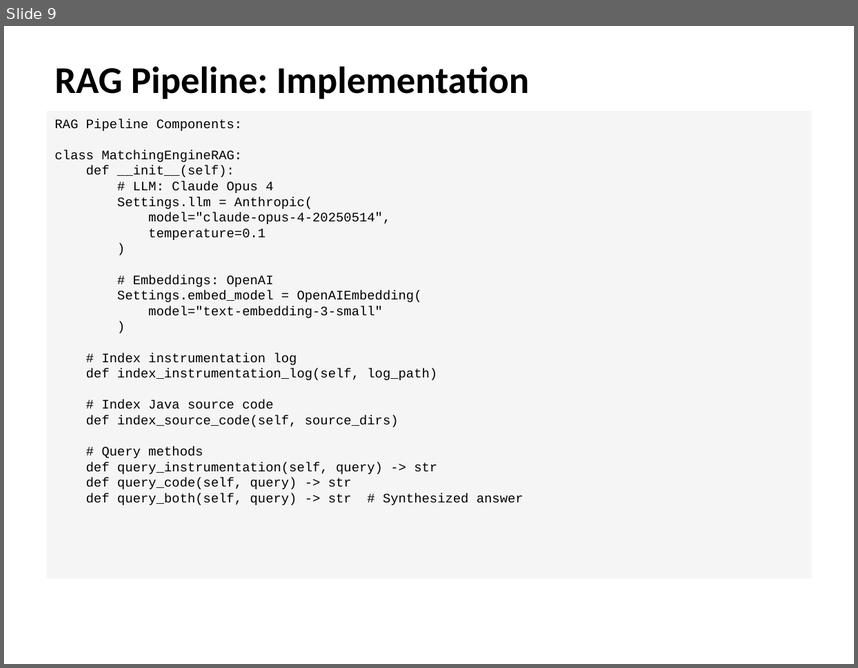
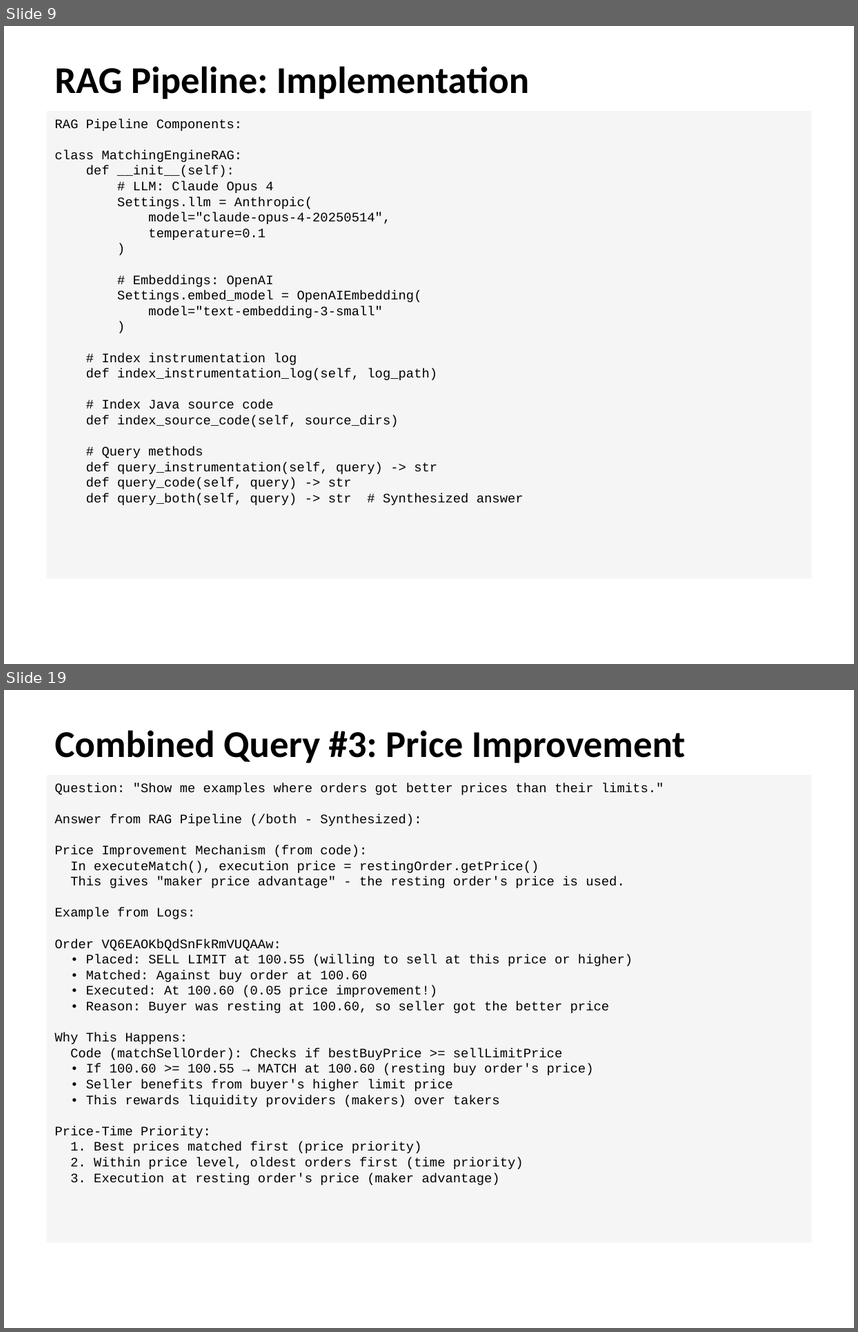
Before and after one commit to spopa01/matching-engine, a slide deck: MatchingEngine_Presentation.pptx. Shown one above the other, each under a label of ours: slide 9 before the commit, slides 9 and 19 after it; the slides between them are not shown. The pictures are 858x668 and 858x1332 pixels, drawn with LibreOffice and Linux fonts; fonts in the diff are those of the drawing. Boxes give left, top, right and bottom in pixels: in the first picture for what was removed or moved away, otherwise in the second. Text is boxed around its words. In the diff, an @@ line names an element or a change of style, - is before the commit and + after.

```diff
--- a/MatchingEngine_Presentation.pptx
+++ b/MatchingEngine_Presentation.pptx
@@ slide 19 added at <box>4,690,854,1328</box>, background #FFFFFF @@
@@ text added at <box>55,730,686,795</box>, 32 pt, text #000000, bold @@
+Combined Query #3: Price Improvement Analysis
@@ rectangle added at <box>47,775,811,1243</box>, fill #F5F5F5, 11 pt, text #000000 @@
+Question: "Show me examples where orders got better prices than their limits."
+Answer from RAG Pipeline (/both - Synthesized):
+Price Improvement Mechanism (from code):
+In executeMatch(), execution price = restingOrder.getPrice()
+This gives "maker price advantage" - the resting order's price is used.
+Example from Logs:
+Order VQ6EAOKbQdSnFkRmVUQAAw:
+• Placed: SELL LIMIT at 100.55 (willing to sell at this price or higher)
+• Matched: Against buy order at 100.60
+• Executed: At 100.60 (0.05 price improvement!)
+• Reason: Buyer was resting at 100.60, so seller got the better price
+Why This Happens:
+Code (matchSellOrder): Checks if bestBuyPrice >= sellLimitPrice
+• If 100.60 >= 100.55 → MATCH at 100.60 (resting buy order's price)
+• Seller benefits from buyer's higher limit price
+• This rewards liquidity providers (makers) over takers
+Price-Time Priority:
+1. Best prices matched first (price priority)
+2. Within price level, oldest orders first (time priority)
+3. Execution at resting order's price (maker advantage)
```
Also in this commit, not shown: 10 slides changed, 9 other slides added, 2 slides removed, 1 other file.
